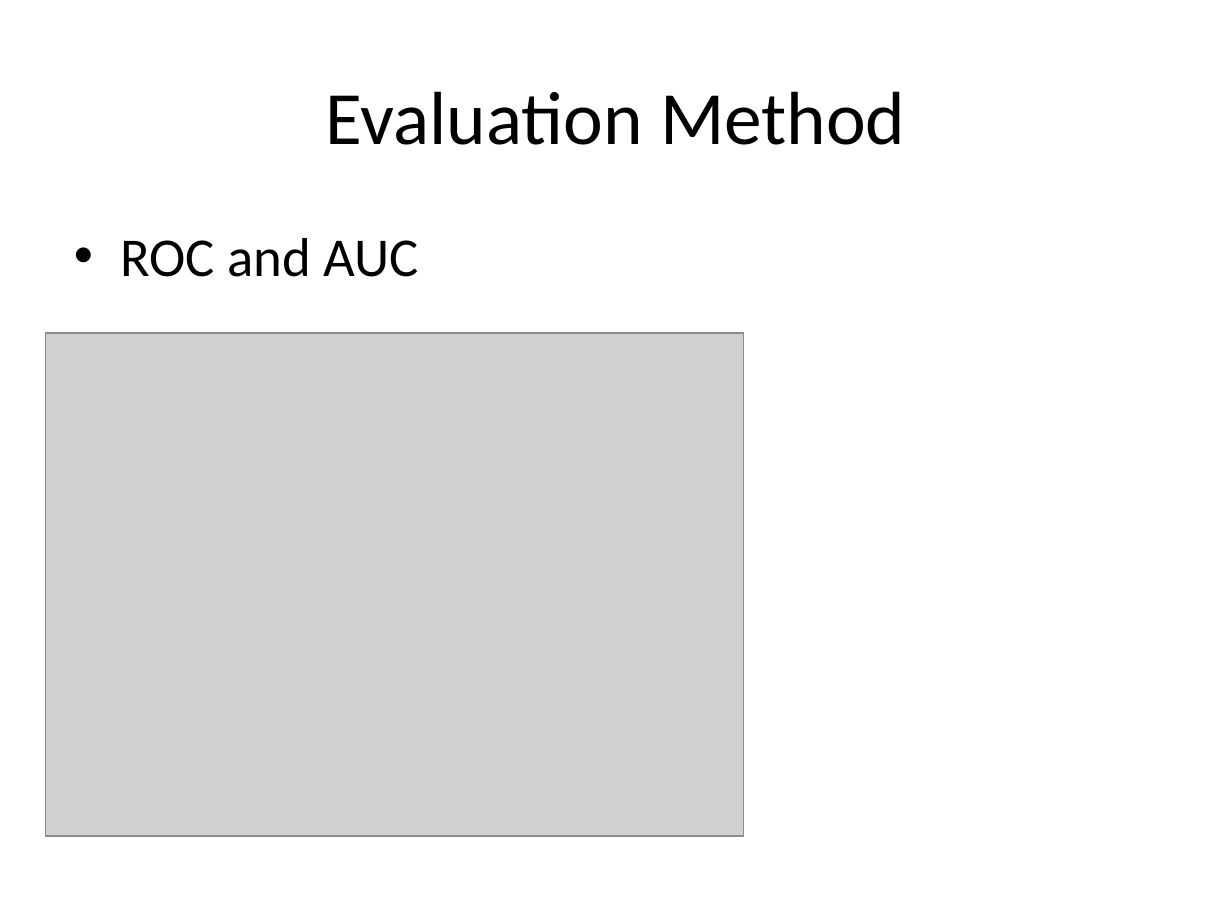
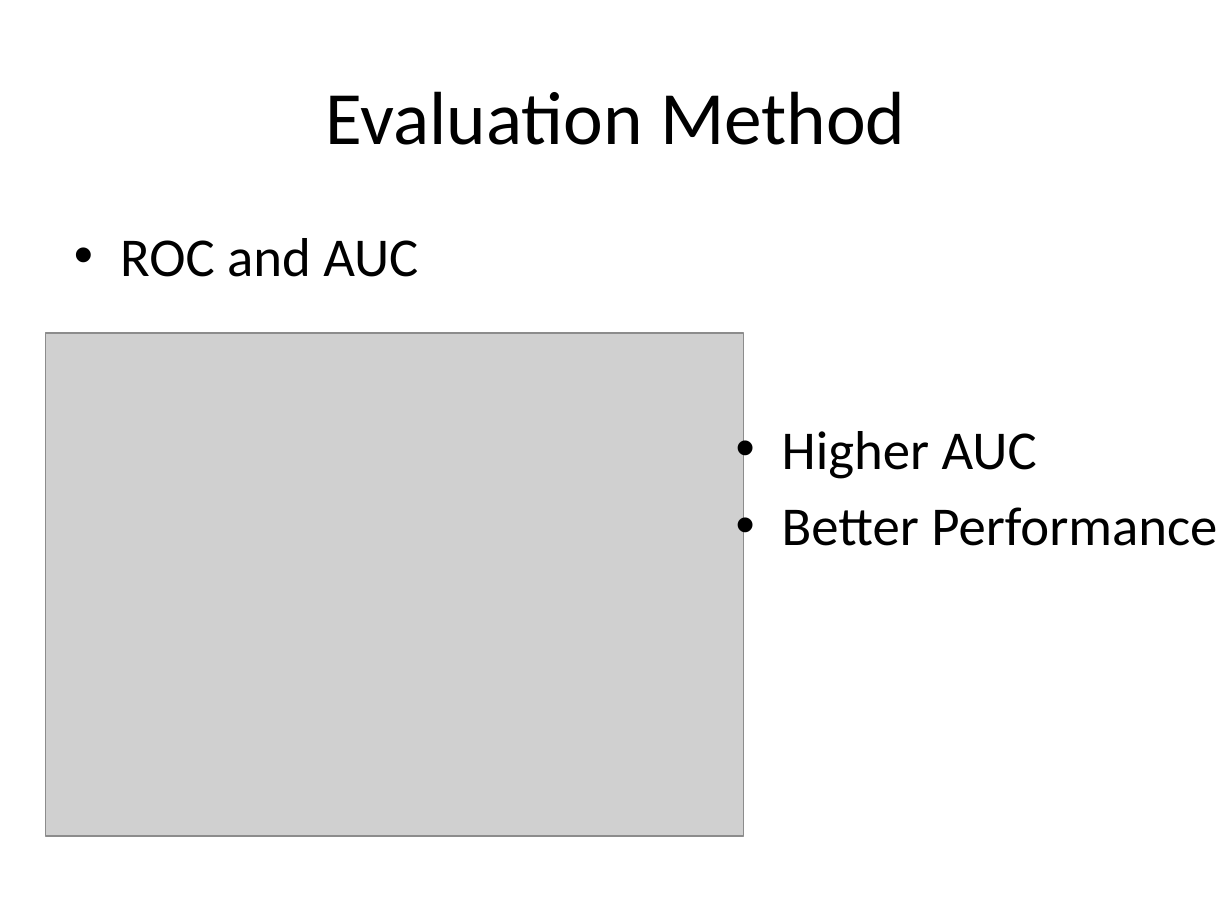
Before and after one commit to Kelvin-Zhong/Click-Through-Rate-Prediction, a slide deck: slide 5 of project_presentation.pptx (slide 6 before the commit). Drawn at 1232x924 pixels with LibreOffice and Linux fonts; fonts in the diff are those of the drawing; grey boxes stand for pictures. Boxes give left, top, right and bottom in pixels: in the first picture for what was removed or moved away, otherwise in the second. Text is boxed around its words. In the diff, an @@ line names an element or a change of style, - is before the commit and + after.

```diff
--- a/project_presentation.pptx
+++ b/project_presentation.pptx
@@ text added at [782, 431, 1217, 546], 32 pt, text #000000 @@
+• Higher AUC
+• Better Performance
```
Also in this commit, not shown: 4 other slides changed, 1 other file.
